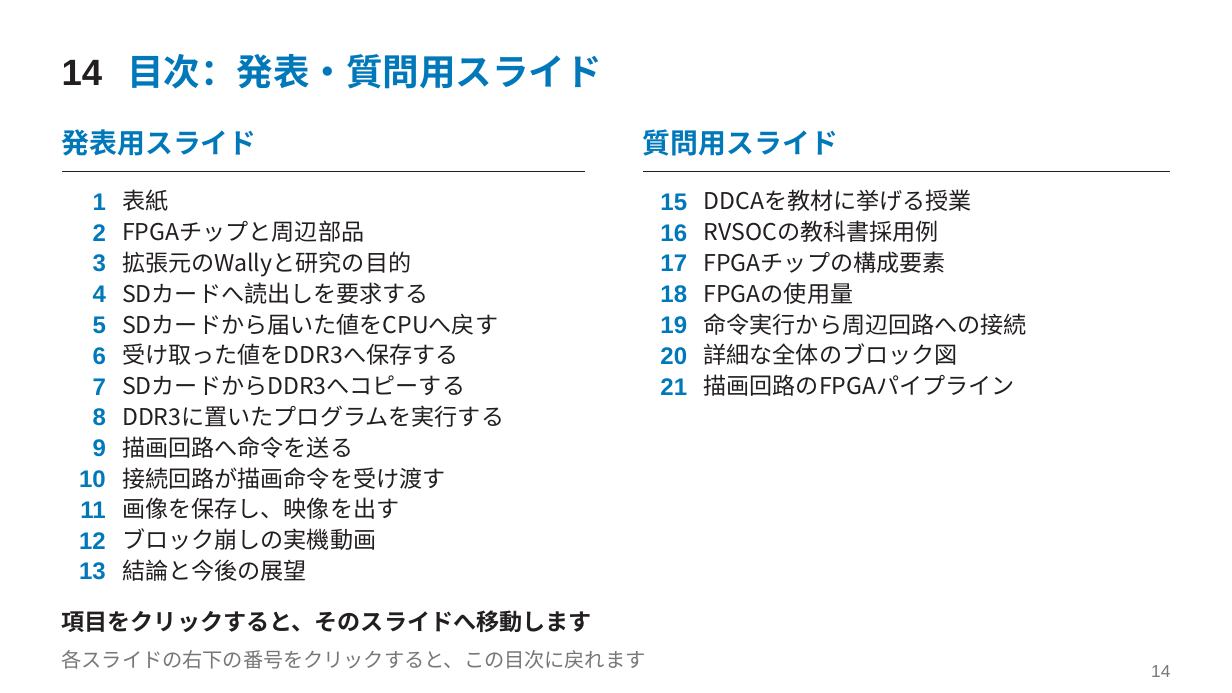
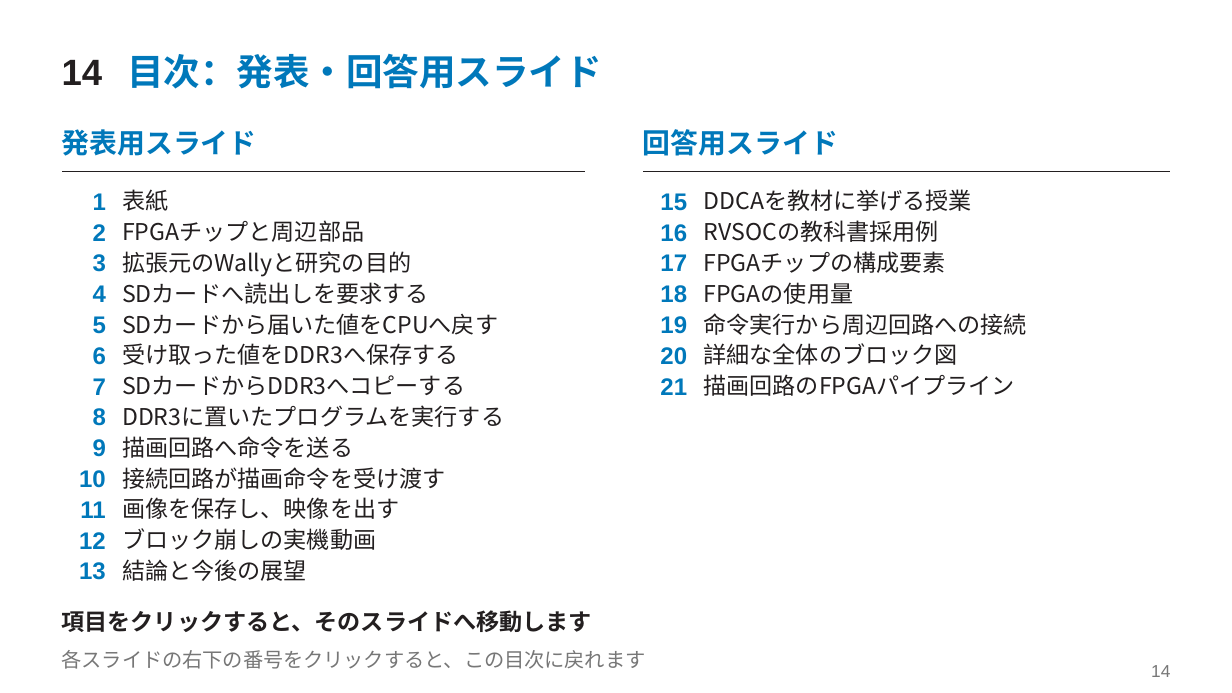
Before and after one commit to SoshiroFujimori/wally-game-console-research, a slide deck: slide 14 of docs/presentation/中間発表_主要事項.pptx. Drawn at 1232x693 pixels with LibreOffice and Linux fonts; fonts in the diff are those of the drawing. Boxes give left, top, right and bottom in pixels: in the first picture for what was removed or moved away, otherwise in the second. Text is boxed around its words. In the diff, an @@ line names an element or a change of style, - is before the commit and + after.

```diff
--- a/docs/presentation/中間発表_主要事項.pptx
+++ b/docs/presentation/中間発表_主要事項.pptx
@@ text at (x1=127, y1=54, x2=602, y2=89): text changed @@
-目次：発表・質問用スライド
+目次：発表・回答用スライド
@@ text at (x1=643, y1=129, x2=838, y2=156): text changed @@
-質問用スライド
+回答用スライド
```
Also in this commit, not shown: 7 other slides changed, 1 slide added, 1 slide removed, 27 other files.
